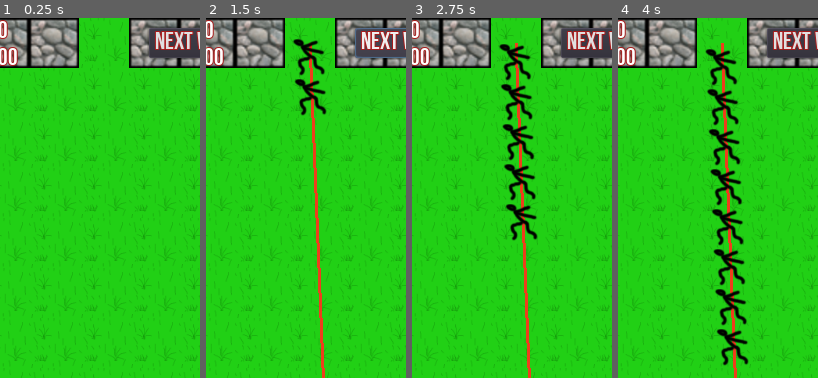
Above: before the commit, frames 1-4 (left to right).
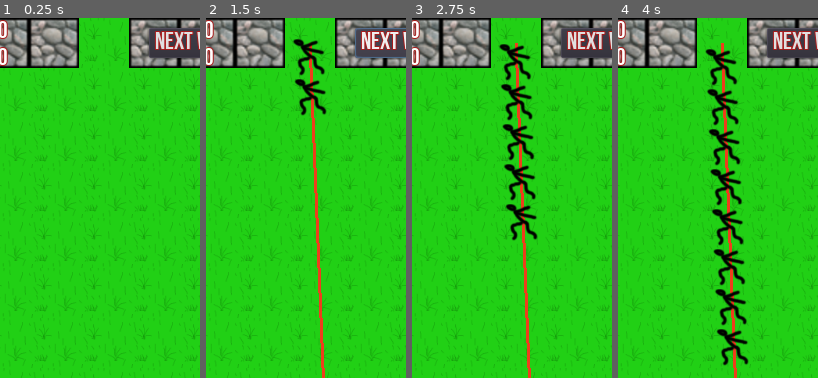
Above: after the commit, the same moments.

Repository: thewillwillhelp/godot-td
Game: Godot game, scene res://scenes/MainScene.tscn
Two runs of this game, one before a commit and one after it. Both use one fixed random seed, a clock stepped at 60 frames per second and the inputs below.
Inputs:
- Up to frame 1 (0.25 s): no input
- Up to frame 2 (1.5 s): click "Next wave" at 0.5 s; click "Next wave" at 1.25 s
- Up to frame 3 (2.75 s): click "Build" at 2 s
- Up to frame 4 (4 s): click "5G" at 2.75 s; click "10G" at 3.5 s
The pictures show only the part of the screen within x 18-68%, y 0-50%; the shares and areas given below are measured in that part.

The runs differ from the first frame. In frame 1, 0.2% of the frame differs, in the area x 4-9%, y 8-14%; in frame 2, 0.2%; in frame 3, 0.2%; in frame 4, 0.2%.

Commit message:
fix/ set default gold to 10

Diff:
--- a/scenes/BattleFieldScene.gd
+++ b/scenes/BattleFieldScene.gd
@@ -13,7 +13,7 @@
 var current_wave_counter: int = 0
 
 var score: int = 0
-var gold: int = 100
+var gold: int = 10
 # var wood: int = 0
 # var steel: int = 0
 
